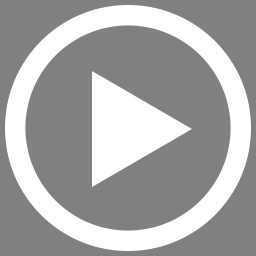
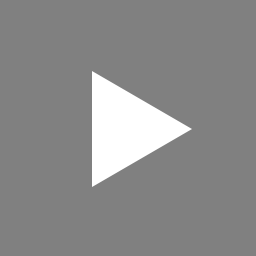
Comparing the layer stacks of the two 256 x 256 images. Changes:
hid "Ellipse 1", painted on it over [left=5, top=5, right=251, bottom=251]
